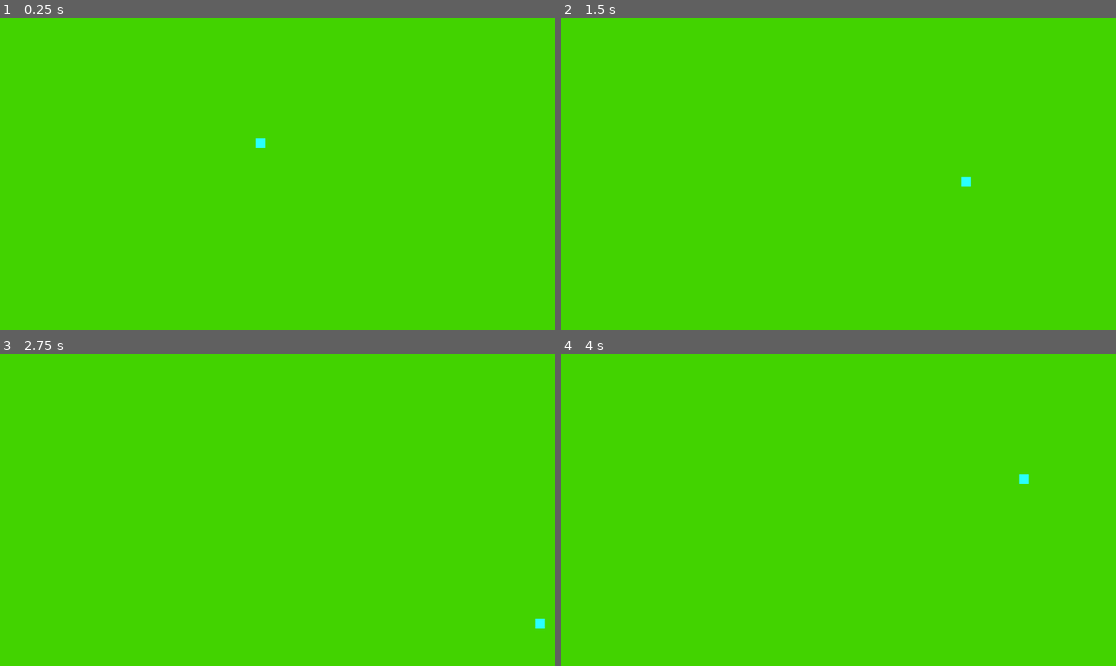
Above: before the commit, frames 1-4 (two rows, left to right).
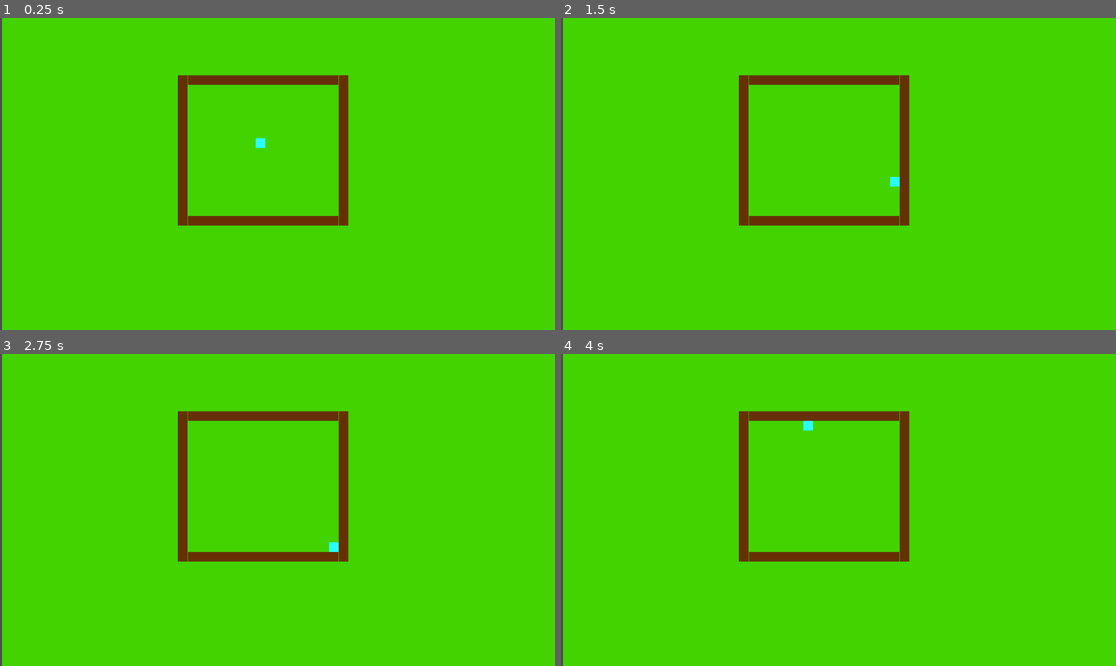
Above: after the commit, the same moments.

Repository: Mad2F/SheepSpace
Game: Godot game, scene res://background.tscn
Two runs of this game, one before a commit and one after it. Both use one fixed random seed, a clock stepped at 60 frames per second and the inputs below.
Inputs:
- Up to frame 1 (0.25 s): no input
- Up to frame 2 (1.5 s): tap Enter at 0.5 s; hold Right (ui_right) 0.53-1.28 s; hold Down (ui_down) from 1.28 s (still down)
- Up to frame 3 (2.75 s): tap Space at 2 s; release Down (ui_down) at 2.03 s; hold Right (ui_right) from 2.03 s (still down)
- Up to frame 4 (4 s): release Right (ui_right) at 2.78 s; hold Up (ui_up) 2.78-3.53 s; hold Left (ui_left) from 3.53 s (still down)

The runs differ from the first frame. In frame 1, 3.9% of the frame differs, in the area x 0-63%, y 0-100%; in frame 2, 4.0%, in the area x 0-74%, y 0-100%; in frame 3, 4.0%; in frame 4, 4.0%.

Commit message:
add barriers

Diff:
--- a/background.tscn
+++ b/background.tscn
@@ -1,15 +1,29 @@
 [gd_scene load_steps=3 format=3 uid="uid://c5sux2gcq3xoi"]
 
 [ext_resource type="PackedScene" uid="uid://dhcsjj4e8ic2a" path="res://sheep.tscn" id="1_oabld"]
-[ext_resource type="Script" uid="uid://bi2cfpuf5fcgd" path="res://sheep.gd" id="2_i7s6n"]
+[ext_resource type="PackedScene" uid="uid://h5fmfxt3nfaf" path="res://obstacle.tscn" id="3_xehqc"]
 
 [node name="Node2D" type="Node2D"]
 
 [node name="ColorRect" type="ColorRect" parent="."]
-offset_right = 1152.0
+offset_left = 4.0
+offset_right = 1156.0
 offset_bottom = 648.0
 color = Color(0.258824, 0.827451, 0, 1)
 
 [node name="Sheep" parent="." instance=ExtResource("1_oabld")]
 position = Vector2(541, 260)
-script = ExtResource("2_i7s6n")
+
+[node name="Obstacle" parent="." instance=ExtResource("3_xehqc")]
+position = Vector2(546, 129)
+
+[node name="Obstacle2" parent="." instance=ExtResource("3_xehqc")]
+position = Vector2(546, 421)
+
+[node name="Obstacle3" parent="." instance=ExtResource("3_xehqc")]
+position = Vector2(713, 275)
+rotation = 1.5708
+
+[node name="Obstacle4" parent="." instance=ExtResource("3_xehqc")]
+position = Vector2(379, 275)
+rotation = 1.5708
--- /dev/null
+++ b/obstacle.tscn
@@ -0,0 +1,18 @@
+[gd_scene load_steps=2 format=3 uid="uid://h5fmfxt3nfaf"]
+
+[sub_resource type="RectangleShape2D" id="RectangleShape2D_qcbvg"]
+size = Vector2(312, 20)
+
+[node name="Obstacle" type="Node2D"]
+
+[node name="StaticBody2D" type="StaticBody2D" parent="."]
+
+[node name="ColorRect" type="ColorRect" parent="StaticBody2D"]
+offset_left = -156.0
+offset_top = -10.0
+offset_right = 156.0
+offset_bottom = 10.0
+color = Color(0.4, 0.188235, 0.0156863, 1)
+
+[node name="CollisionShape2D" type="CollisionShape2D" parent="StaticBody2D"]
+shape = SubResource("RectangleShape2D_qcbvg")
--- a/project.godot
+++ b/project.godot
@@ -15,6 +15,11 @@
 config/features=PackedStringArray("4.4", "GL Compatibility")
 config/icon="res://icon.svg"
 
+[physics]
+
+2d/default_gravity=-1390.45
+2d/default_gravity_vector=Vector2(0, 0)
+
 [rendering]
 
 renderer/rendering_method="gl_compatibility"
--- a/sheep.gd
+++ b/sheep.gd
@@ -1,15 +1,18 @@
-extends Node2D
+extends CharacterBody2D
 
 var speed = 400  # How fast the player will move (pixels/sec).
 var screen_size  # Size of the game window.
-var size = $body.get_node("shape").shape.get_rect().size #size of the sheep
+var size  #size of the sheep
 
 func _ready():
+	print("READY")
 	screen_size = get_viewport_rect().size
+	size = $shape.shape.get_rect().size
+
 	print(size)
 
-func _process(delta):
-	var velocity = Vector2()  # The player's movement vector.
+func _process(_delta):
+	velocity = Vector2.ZERO
 	if Input.is_action_pressed("ui_right"):
 		velocity.x += 1
 	if Input.is_action_pressed("ui_left"):
@@ -21,6 +24,12 @@
 	if velocity.length() > 0:
 		velocity = velocity.normalized() * speed
 
-	position += velocity * delta
-	position.x = clamp(position.x, size.x / 2, screen_size.x - size.x / 2)
-	position.y = clamp(position.y ,  size.y / 2, screen_size.y - size.y / 2)
+	#position += velocity * delta
+	#position.x = clamp(position.x, size.x / 2, screen_size.x - size.x / 2)
+	#position.y = clamp(position.y ,  size.y / 2, screen_size.y - size.y / 2)
+	move_and_slide()
+
+
+
+func _on_body_entered(body: Node) -> void:
+	print(body.name)
--- a/sheep.tscn
+++ b/sheep.tscn
@@ -1,17 +1,21 @@
-[gd_scene load_steps=2 format=3 uid="uid://dhcsjj4e8ic2a"]
+[gd_scene load_steps=3 format=3 uid="uid://dhcsjj4e8ic2a"]
+
+[ext_resource type="Script" uid="uid://bi2cfpuf5fcgd" path="res://sheep.gd" id="1_0sl4e"]
 
 [sub_resource type="RectangleShape2D" id="RectangleShape2D_kix83"]
 
-[node name="Sheep" type="Node2D"]
+[node name="Node2D" type="Node2D"]
 
-[node name="ColorRect" type="ColorRect" parent="."]
+[node name="Sheep" type="CharacterBody2D" parent="."]
+motion_mode = 1
+script = ExtResource("1_0sl4e")
+
+[node name="shape" type="CollisionShape2D" parent="Sheep"]
+shape = SubResource("RectangleShape2D_kix83")
+
+[node name="ColorRect" type="ColorRect" parent="Sheep"]
 offset_left = -10.0
 offset_top = -10.0
 offset_right = 10.0
 offset_bottom = 10.0
 color = Color(0.160784, 1, 1, 1)
-
-[node name="body" type="RigidBody2D" parent="."]
-
-[node name="shape" type="CollisionShape2D" parent="body"]
-shape = SubResource("RectangleShape2D_kix83")
